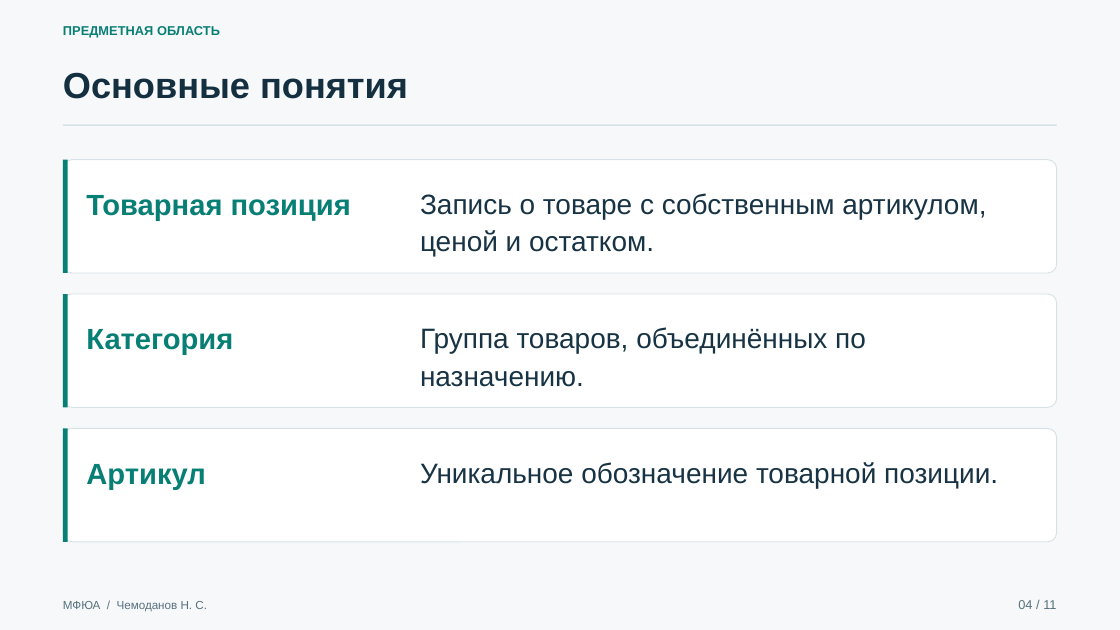
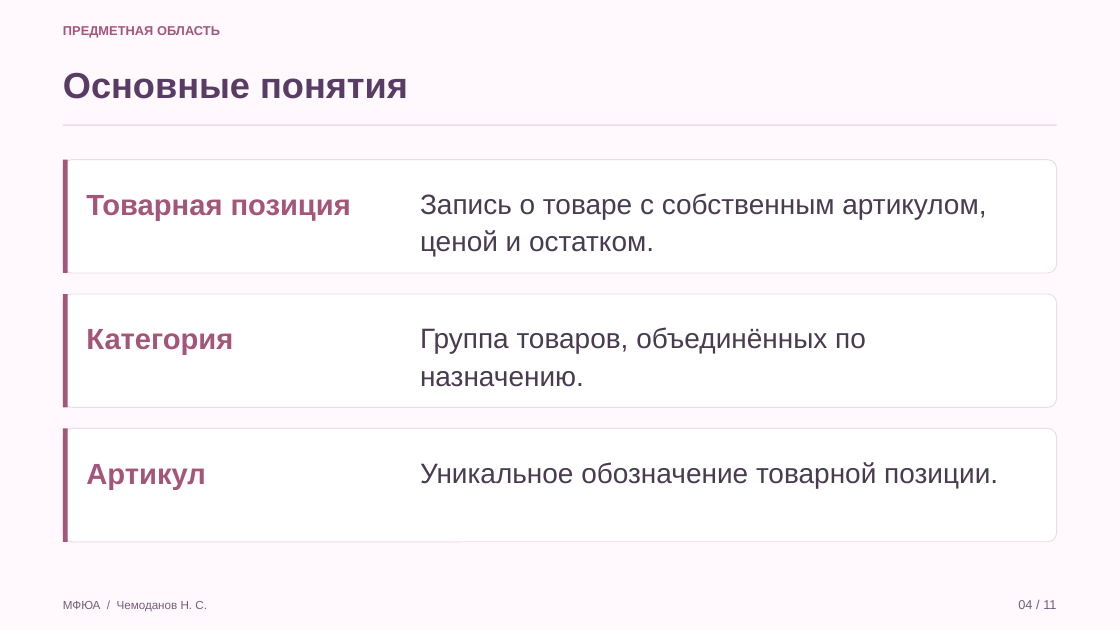
Before and after one commit to Koryza/kyyyyyrsach, a slide deck: slide 4 of docs/defense/catalog_defense.pptx. Drawn at 1120x630 pixels with LibreOffice and Linux fonts; fonts in the diff are those of the drawing. Boxes give left, top, right and bottom in pixels: in the first picture for what was removed or moved away, otherwise in the second. Text is boxed around its words. In the diff, an @@ line names an element or a change of style, - is before the commit and + after.

```diff
--- a/docs/defense/catalog_defense.pptx
+++ b/docs/defense/catalog_defense.pptx
@@ background #F6F8F9 to #FFF8FC @@
@@ text "Основные понятия" at (63, 72, 408, 99): text colour #132F40 to #583C64 @@
@@ rectangle at (63, 124, 1057, 126): fill #D8E2E6 to #EADDE9 @@
@@ outline #D8E2E6 0.8 pt to #EADDE9 0.8 pt in 3 elements at (63, 160, 1057, 273), (63, 294, 1057, 408), (63, 429, 1057, 542) @@
@@ fill #087F75 to #A3567A in 3 elements at (63, 160, 68, 273), (63, 294, 68, 408), (63, 429, 68, 542) @@
@@ text colour #087F75 to #A3567A in 4 elements at (63, 26, 220, 38), (86, 195, 351, 221), (86, 329, 233, 355), (86, 464, 206, 490) @@
@@ text colour #173344 to #493B50 in 3 elements at (420, 193, 986, 257), (420, 327, 866, 387), (420, 462, 998, 488) @@
@@ text "МФЮА / Чемоданов Н. С." at (63, 601, 207, 612): text colour #58717E to #726078 @@
@@ text "04 / 11" at (1018, 600, 1056, 609): text colour #58717E to #726078 @@
```
Also in this commit, not shown: 9 other slides changed, 1 slide added, 1 slide removed, 8 other files.
